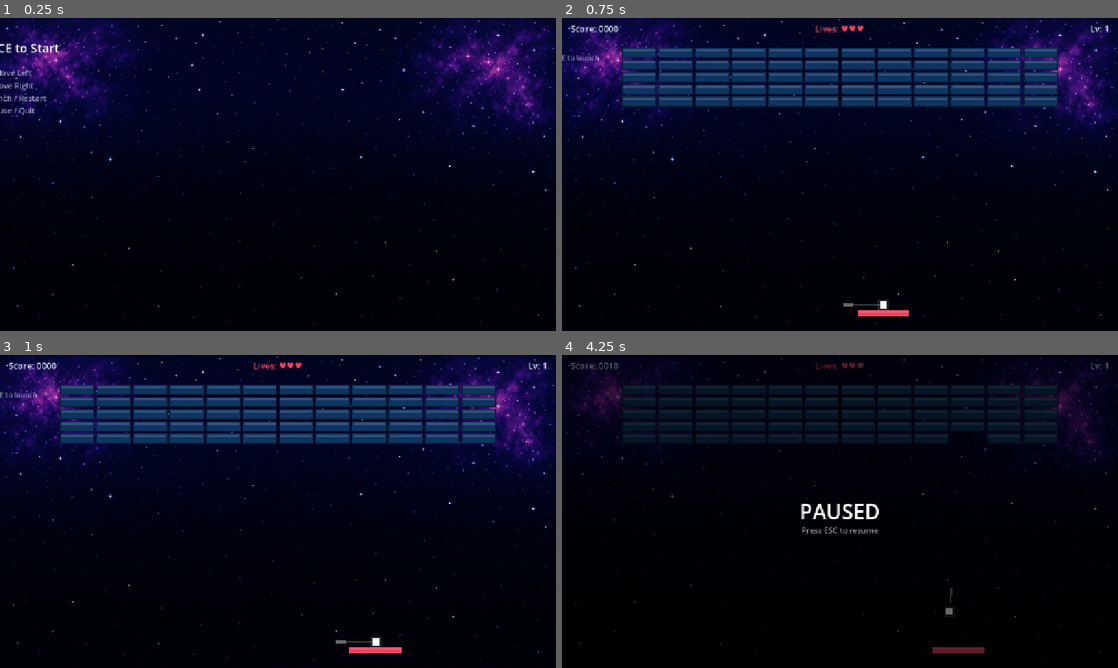
Above: before the commit, frames 1-4 (two rows, left to right).
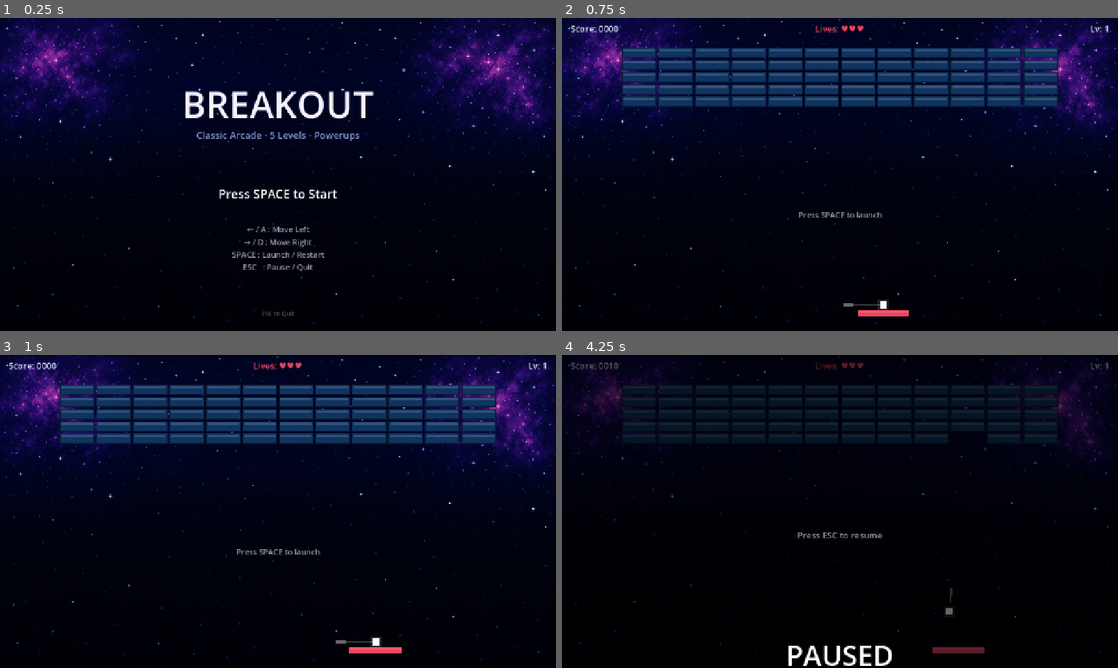
Above: after the commit, the same moments.

Repository: y645259175/GameStudio
Game: Godot game, scene res://scenes/main_menu.tscn
Same seed, same stepped clock (60 frames per second), same inputs: the game is played once before the commit and once after it.
Inputs:
- Up to frame 1 (0.25 s): no input
- Up to frame 2 (0.75 s): tap Space (launch_ball) at 0.5 s; hold D (move_right) from 0.53 s (still down); hold Space (launch_ball) from 0.53 s (still down)
- Up to frame 3 (1 s): keep holding D (move_right); keep holding Space (launch_ball); tap Enter (ui_accept) at 0.77 s
- Up to frame 4 (4.25 s): release D (move_right) at 1.28 s; release Space (launch_ball) at 1.28 s; hold A (move_left) 1.28-2.03 s; tap Space (launch_ball) at 1.35, 2.85 s; tap Enter (ui_accept) at 1.52, 3.02, 3.77 s; hold Space (launch_ball) 2.03-2.78 s; hold D (move_right) 2.03-3.53 s; hold A (move_left) from 3.53 s (still down); hold Space (launch_ball) from 3.53 s (still down); tap Escape (ui_cancel) at 4.15 s

The runs differ from the first frame. In frame 1, 3.1% of the frame differs, in the area x 0-68%, y 8-96%; in frame 2, 0.2%; in frame 3, 0.2%; in frame 4, 1.2%.

Commit message:
[fix] breakout UI: replace anchors_preset=8 with full-width anchor + horizontal_alignment=1 (centered text was broken at left edge); add screenshot test infrastructure (main_menu/game)

Diff:
--- a/projects/breakout/game/scenes/main.tscn
+++ b/projects/breakout/game/scenes/main.tscn
@@ -92,78 +92,66 @@
 [node name="ScoreLabel" type="Label" parent="HUD"]
 offset_left = 20.0
 offset_top = 10.0
-offset_right = 250.0
-offset_bottom = 40.0
+offset_right = 320.0
+offset_bottom = 50.0
 theme_override_colors/font_color = Color(0.9, 0.95, 1.0, 1.0)
 theme_override_font_sizes/font_size = 20
 text = "Score: 0000"
 
 [node name="LivesLabel" type="Label" parent="HUD"]
-offset_left = 500.0
+anchor_right = 1.0
 offset_top = 10.0
-offset_right = 780.0
-offset_bottom = 40.0
+offset_bottom = 50.0
 theme_override_colors/font_color = Color(0.914, 0.271, 0.376, 1.0)
 theme_override_font_sizes/font_size = 20
 horizontal_alignment = 1
 text = "Lives: ♥♥♥"
 
 [node name="LevelLabel" type="Label" parent="HUD"]
-offset_left = 1060.0
+anchor_left = 1.0
+anchor_right = 1.0
+offset_left = -220.0
 offset_top = 10.0
-offset_right = 1260.0
-offset_bottom = 40.0
+offset_right = -20.0
+offset_bottom = 50.0
 theme_override_colors/font_color = Color(0.9, 0.95, 1.0, 1.0)
 theme_override_font_sizes/font_size = 20
 horizontal_alignment = 2
 text = "Lv: 1"
 
-[node name="GameOverLabel" type="Label" parent="."]
+[node name="UIOverlay" type="CanvasLayer" parent="."]
+layer = 50
+
+[node name="GameOverLabel" type="Label" parent="UIOverlay"]
 visible = false
-anchors_preset = 8
-anchor_left = 0.5
-anchor_top = 0.5
-anchor_right = 0.5
-anchor_bottom = 0.5
-offset_left = -300.0
-offset_top = -120.0
-offset_right = 300.0
-offset_bottom = 120.0
+anchor_right = 1.0
+anchor_bottom = 1.0
+offset_top = 220.0
+offset_bottom = 460.0
 theme_override_colors/font_color = Color(0.914, 0.271, 0.376, 1.0)
-theme_override_font_sizes/font_size = 32
+theme_override_font_sizes/font_size = 36
 horizontal_alignment = 1
 vertical_alignment = 1
 text = "GAME OVER"
 
-[node name="WinLabel" type="Label" parent="."]
+[node name="WinLabel" type="Label" parent="UIOverlay"]
 visible = false
-anchors_preset = 8
-anchor_left = 0.5
-anchor_top = 0.5
-anchor_right = 0.5
-anchor_bottom = 0.5
-offset_left = -300.0
-offset_top = -120.0
-offset_right = 300.0
-offset_bottom = 120.0
+anchor_right = 1.0
+anchor_bottom = 1.0
+offset_top = 220.0
+offset_bottom = 460.0
 theme_override_colors/font_color = Color(0.086, 0.784, 0.604, 1.0)
-theme_override_font_sizes/font_size = 32
+theme_override_font_sizes/font_size = 36
 horizontal_alignment = 1
 vertical_alignment = 1
 text = "YOU WIN!"
 
-[node name="LaunchHint" type="Label" parent="."]
-anchors_preset = 8
-anchor_left = 0.5
-anchor_top = 0.5
-anchor_right = 0.5
-anchor_bottom = 0.5
-offset_left = -150.0
-offset_top = 80.0
-offset_right = 150.0
-offset_bottom = 110.0
-theme_override_colors/font_color = Color(1, 1, 1, 0.5)
-theme_override_font_sizes/font_size = 16
+[node name="LaunchHint" type="Label" parent="UIOverlay"]
+anchor_right = 1.0
+offset_top = 440.0
+offset_bottom = 480.0
+theme_override_colors/font_color = Color(1, 1, 1, 0.6)
+theme_override_font_sizes/font_size = 18
 horizontal_alignment = 1
 text = "Press SPACE to launch"
 
@@ -180,32 +168,22 @@
 color = Color(0, 0, 0, 0.6)
 
 [node name="PauseLabel" type="Label" parent="PauseOverlay"]
-anchors_preset = 8
-anchor_left = 0.5
-anchor_top = 0.5
-anchor_right = 0.5
-anchor_bottom = 0.5
-offset_left = -200.0
-offset_top = -60.0
-offset_right = 200.0
-offset_bottom = 60.0
+anchor_right = 1.0
+anchor_bottom = 1.0
+offset_top = 280.0
+offset_bottom = 380.0
 theme_override_colors/font_color = Color(1, 1, 1, 1)
-theme_override_font_sizes/font_size = 48
+theme_override_font_sizes/font_size = 64
 horizontal_alignment = 1
 vertical_alignment = 1
 text = "PAUSED"
 
 [node name="PauseHint" type="Label" parent="PauseOverlay"]
-anchors_preset = 8
-anchor_left = 0.5
-anchor_top = 0.5
-anchor_right = 0.5
-anchor_bottom = 0.5
-offset_left = -200.0
-offset_top = 30.0
-offset_right = 200.0
-offset_bottom = 60.0
+anchor_right = 1.0
+anchor_bottom = 1.0
+offset_top = 400.0
+offset_bottom = 440.0
 theme_override_colors/font_color = Color(1, 1, 1, 0.6)
-theme_override_font_sizes/font_size = 18
+theme_override_font_sizes/font_size = 20
 horizontal_alignment = 1
 text = "Press ESC to resume"
--- a/projects/breakout/game/scenes/main_menu.tscn
+++ b/projects/breakout/game/scenes/main_menu.tscn
@@ -14,64 +14,42 @@
 texture = ExtResource("2")
 stretch_mode = 6
 
-[node name="TitleLabel" type="Label" parent="."]
-anchors_preset = 8
-anchor_left = 0.5
-anchor_top = 0.5
-anchor_right = 0.5
-anchor_bottom = 0.5
-offset_left = -400.0
-offset_top = -200.0
-offset_right = 400.0
-offset_bottom = -100.0
+[node name="UI" type="CanvasLayer" parent="."]
+
+[node name="TitleLabel" type="Label" parent="UI"]
+anchor_right = 1.0
+offset_top = 140.0
+offset_bottom = 240.0
 theme_override_colors/font_color = Color(0.96, 0.95, 1.0, 1.0)
 theme_override_font_sizes/font_size = 84
 horizontal_alignment = 1
 vertical_alignment = 1
 text = "BREAKOUT"
 
-[node name="SubtitleLabel" type="Label" parent="."]
-anchors_preset = 8
-anchor_left = 0.5
-anchor_top = 0.5
-anchor_right = 0.5
-anchor_bottom = 0.5
-offset_left = -400.0
-offset_top = -90.0
-offset_right = 400.0
-offset_bottom = -50.0
+[node name="SubtitleLabel" type="Label" parent="UI"]
+anchor_right = 1.0
+offset_top = 250.0
+offset_bottom = 290.0
 theme_override_colors/font_color = Color(0.6, 0.7, 1.0, 0.85)
 theme_override_font_sizes/font_size = 22
 horizontal_alignment = 1
 vertical_alignment = 1
 text = "Classic Arcade · 5 Levels · Powerups"
 
-[node name="StartHint" type="Label" parent="."]
-anchors_preset = 8
-anchor_left = 0.5
-anchor_top = 0.5
-anchor_right = 0.5
-anchor_bottom = 0.5
-offset_left = -300.0
-offset_top = 50.0
-offset_right = 300.0
-offset_bottom = 90.0
+[node name="StartHint" type="Label" parent="UI"]
+anchor_right = 1.0
+offset_top = 380.0
+offset_bottom = 430.0
 theme_override_colors/font_color = Color(1, 1, 1, 1)
 theme_override_font_sizes/font_size = 28
 horizontal_alignment = 1
 vertical_alignment = 1
 text = "Press SPACE to Start"
 
-[node name="ControlsLabel" type="Label" parent="."]
-anchors_preset = 8
-anchor_left = 0.5
-anchor_top = 0.5
-anchor_right = 0.5
-anchor_bottom = 0.5
-offset_left = -300.0
-offset_top = 110.0
-offset_right = 300.0
-offset_bottom = 230.0
+[node name="ControlsLabel" type="Label" parent="UI"]
+anchor_right = 1.0
+offset_top = 460.0
+offset_bottom = 600.0
 theme_override_colors/font_color = Color(0.85, 0.85, 0.95, 0.7)
 theme_override_font_sizes/font_size = 18
 horizontal_alignment = 1
@@ -81,17 +59,12 @@
 SPACE : Launch / Restart
 ESC   : Pause / Quit"
 
-[node name="QuitHint" type="Label" parent="."]
-anchors_preset = 7
-anchor_left = 0.5
-anchor_top = 1.0
-anchor_right = 0.5
-anchor_bottom = 1.0
-offset_left = -150.0
-offset_top = -60.0
-offset_right = 150.0
-offset_bottom = -20.0
+[node name="QuitHint" type="Label" parent="UI"]
+anchor_right = 1.0
+offset_top = 660.0
+offset_bottom = 700.0
 theme_override_colors/font_color = Color(1, 1, 1, 0.4)
 theme_override_font_sizes/font_size = 14
 horizontal_alignment = 1
+vertical_alignment = 1
 text = "ESC to Quit"
--- a/projects/breakout/game/scripts/main.gd
+++ b/projects/breakout/game/scripts/main.gd
@@ -10,9 +10,9 @@
 @onready var brick_container: Node2D = $BrickContainer
 @onready var powerup_container: Node2D = $PowerupContainer
 @onready var powerup_manager: Node = $PowerupManager
-@onready var game_over_label: Label = $GameOverLabel
-@onready var win_label: Label = $WinLabel
-@onready var launch_hint: Label = $LaunchHint
+@onready var game_over_label: Label = $UIOverlay/GameOverLabel
+@onready var win_label: Label = $UIOverlay/WinLabel
+@onready var launch_hint: Label = $UIOverlay/LaunchHint
 @onready var pause_overlay: CanvasLayer = $PauseOverlay
 @onready var camera: Camera2D = $Camera2D
 @onready var ball_trail: Line2D = $BallTrail
--- /dev/null
+++ b/projects/breakout/game/tests/screenshot_game.gd
@@ -0,0 +1,27 @@
+extends SceneTree
+
+## 加载主游戏场景，发球，渲染几帧后截图
+## 输出：user://screenshot_game.png
+
+func _initialize() -> void:
+	var scene: PackedScene = load("res://scenes/main.tscn")
+	if not scene:
+		printerr("FAIL: cannot load main.tscn")
+		quit(1)
+		return
+	var instance: Node = scene.instantiate()
+	get_root().add_child(instance)
+
+	# 等几帧让 _ready / 砖块生成完成
+	for i in range(5):
+		await process_frame
+
+	var img: Image = get_root().get_viewport().get_texture().get_image()
+	var save_err := img.save_png("user://screenshot_game.png")
+	if save_err == OK:
+		print("PASS: saved to user://screenshot_game.png (%dx%d)" % [img.get_width(), img.get_height()])
+	else:
+		printerr("FAIL: save_png error %d" % save_err)
+		quit(1)
+		return
+	quit(0)
--- /dev/null
+++ b/projects/breakout/game/tests/screenshot_main_menu.gd
@@ -0,0 +1,30 @@
+extends SceneTree
+
+## 加载主菜单场景，渲染一帧，截图保存到 user://，然后 quit
+## 用于 AI 自动验证 UI 布局是否正确
+##
+## 输出：user://screenshot_main_menu.png
+## Windows 实际路径：%APPDATA%\Godot\app_userdata\Breakout\screenshot_main_menu.png
+
+func _initialize() -> void:
+	var menu_scene: PackedScene = load("res://scenes/main_menu.tscn")
+	if not menu_scene:
+		printerr("FAIL: cannot load main_menu.tscn")
+		quit(1)
+		return
+	var instance: Node = menu_scene.instantiate()
+	get_root().add_child(instance)
+
+	# 等待 2 帧让布局稳定
+	await process_frame
+	await process_frame
+
+	var img: Image = get_root().get_viewport().get_texture().get_image()
+	var save_err := img.save_png("user://screenshot_main_menu.png")
+	if save_err == OK:
+		print("PASS: saved to user://screenshot_main_menu.png (%dx%d)" % [img.get_width(), img.get_height()])
+	else:
+		printerr("FAIL: save_png error %d" % save_err)
+		quit(1)
+		return
+	quit(0)
Not shown, added: projects/breakout/game/scripts/main_menu.gd.uid
Not shown, added: projects/breakout/game/scripts/powerup.gd.uid
Not shown, added: projects/breakout/game/scripts/powerup_manager.gd.uid
Not shown, added: projects/breakout/game/tests/run_all_tests.gd.uid
Not shown, added: projects/breakout/game/tests/test_game_manager.gd.uid
Not shown, added: projects/breakout/game/tests/test_levels.gd.uid
Not shown, added: projects/breakout/game/tests/test_powerup_manager.gd.uid
